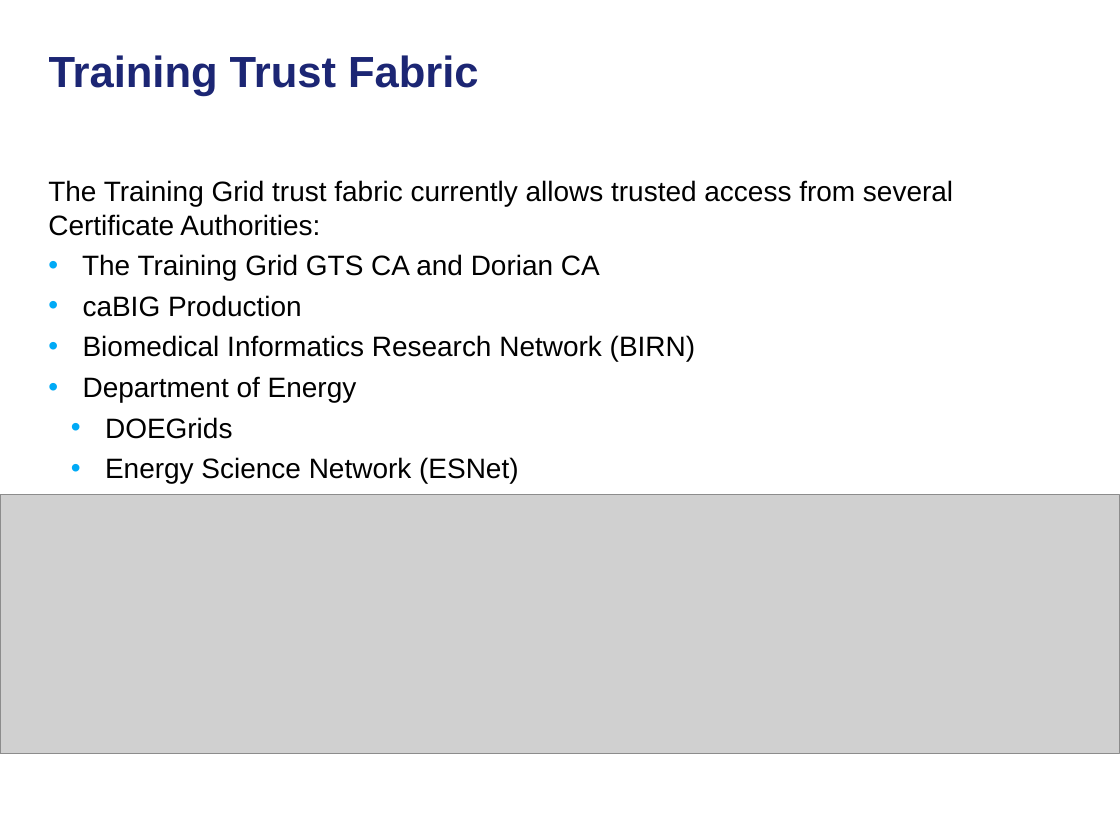
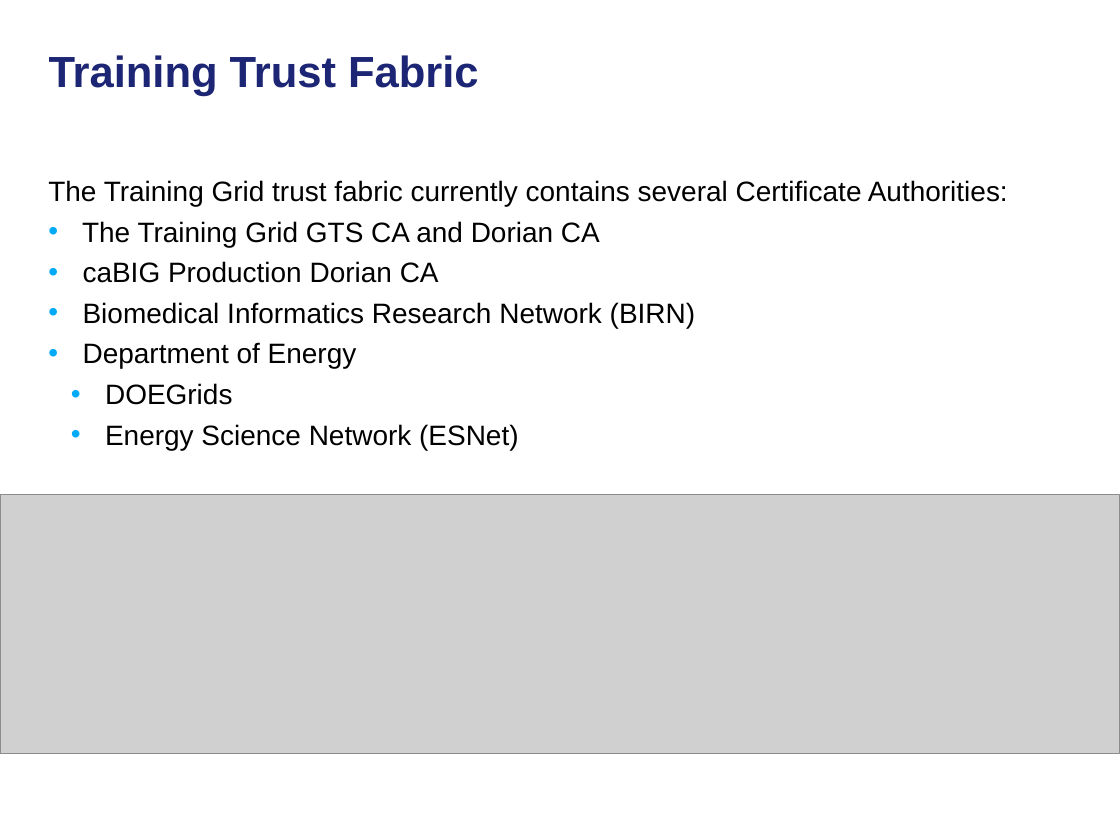
Before and after one commit to NCIP/cagrid-docs, a slide deck: slide 20 of general/meetings/UGM/2010-05-20_caGrid-Trust-Fabric.ppt (slide 15 before the commit). Drawn at 1120x840 pixels with LibreOffice and Linux fonts; fonts in the diff are those of the drawing; grey boxes stand for pictures; background and template pictures are left out. Boxes give left, top, right and bottom in pixels: in the first picture for what was removed or moved away, otherwise in the second. Text is boxed around its words. In the diff, an @@ line names an element or a change of style, - is before the commit and + after.

```diff
--- a/general/meetings/UGM/2010-05-20_caGrid-Trust-Fabric.ppt
+++ b/general/meetings/UGM/2010-05-20_caGrid-Trust-Fabric.ppt
@@ text at box(48, 180, 1008, 206): text changed @@
-The Training Grid trust fabric currently allows trusted access from several Certificate Authorities:
+The Training Grid trust fabric currently contains several Certificate Authorities:
@@ text at box(83, 261, 439, 283): text changed @@
-• caBIG Production
+• caBIG Production Dorian CA
```
Also in this commit, not shown: 11 other slides changed, 9 slides added, 1 slide removed.
